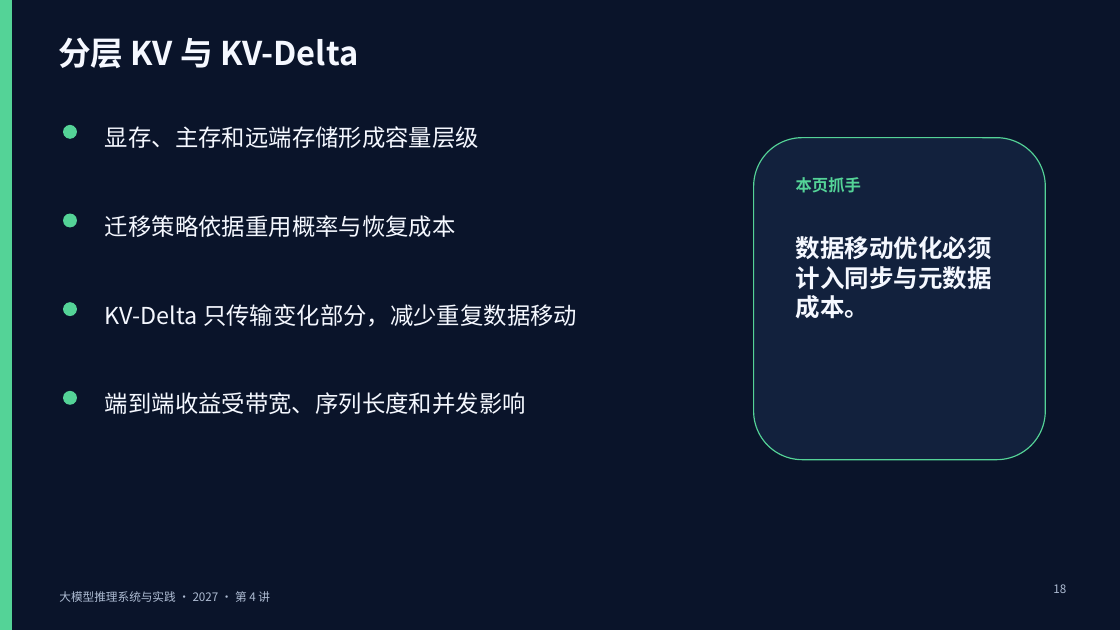
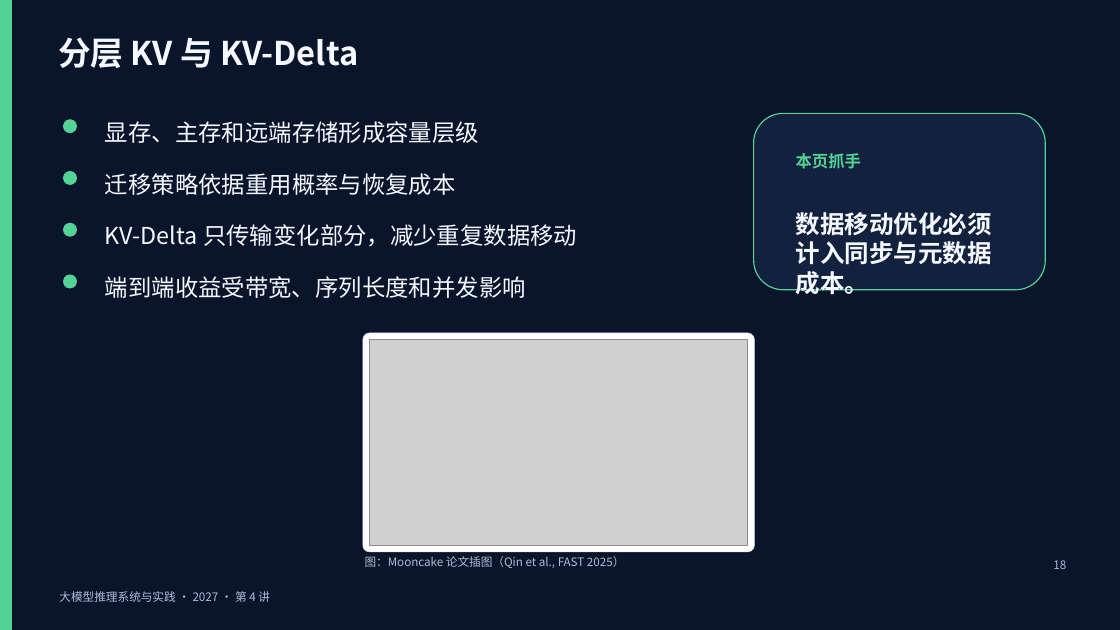
Before and after one commit to vLLM-HUST/intro-to-llm-inference-engines, a slide deck: slide 18 of build/slides/2027/lectures-8-pptx/第04讲_KV缓存与状态管理.pptx. Drawn at 1120x630 pixels with LibreOffice and Linux fonts; fonts in the diff are those of the drawing; grey boxes stand for pictures. Boxes give left, top, right and bottom in pixels: in the first picture for what was removed or moved away, otherwise in the second. Text is boxed around its words. In the diff, an @@ line names an element or a change of style, - is before the commit and + after.

```diff
--- a/build/slides/2027/lectures-8-pptx/第04讲_KV缓存与状态管理.pptx
+++ b/build/slides/2027/lectures-8-pptx/第04讲_KV缓存与状态管理.pptx
@@ ellipse: place and size @@
-ellipse at (63,125,77,139)
+ellipse at (63,119,77,134)
@@ text "显存、主存和远端存储形成容量层级": place and size @@
-text "显存、主存和远端存储形成容量层级" at (105,126,479,148)
+text "显存、主存和远端存储形成容量层级" at (105,121,479,143)
@@ rounded rectangle: place and size @@
-rounded rectangle at (754,138,1045,460)
+rounded rectangle at (754,113,1045,290)
@@ ellipse: place and size @@
-ellipse at (63,213,77,228)
+ellipse at (63,171,77,186)
@@ text "迁移策略依据重用概率与恢复成本": place and size @@
-text "迁移策略依据重用概率与恢复成本" at (105,215,456,237)
+text "迁移策略依据重用概率与恢复成本" at (105,173,456,195)
@@ ellipse: place and size @@
-ellipse at (63,302,77,317)
+ellipse at (63,223,77,237)
@@ text "KV-Delta 只传输变化部分，减少重复数据移动": place and size @@
-text "KV-Delta 只传输变化部分，减少重复数据移动" at (105,304,577,327)
+text "KV-Delta 只传输变化部分，减少重复数据移动" at (105,224,577,247)
@@ text "端到端收益受带宽、序列长度和并发影响": place and size @@
-text "端到端收益受带宽、序列长度和并发影响" at (105,392,526,414)
+text "端到端收益受带宽、序列长度和并发影响" at (105,276,526,298)
@@ ellipse: place and size @@
-ellipse at (63,391,77,405)
+ellipse at (63,275,77,289)
@@ rounded rectangle added at (363,333,755,552), fill #FFFFFF, outline #DDE3EE 0.5 pt @@
@@ picture added at (370,339,748,545) @@
@@ text added at (365,556,624,568), 10 pt, text #AEBCD3 @@
+图：Mooncake 论文插图（Qin et al., FAST 2025）
@@ 3 texts, 1 rectangle: place and size @@
-3 texts, 1 rectangle at (796,177,1075,609)
+3 texts, 1 rectangle at (796,153,1075,585)
```
Also in this commit, not shown: 8 other slides changed, 5 other files.
